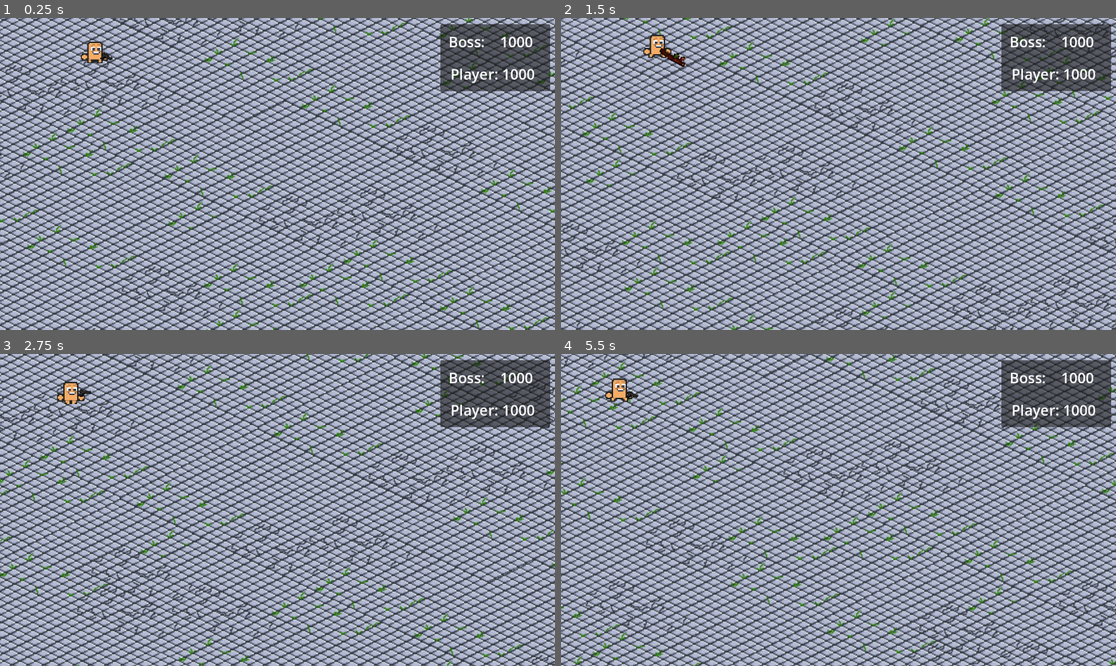
Above: before the commit, frames 1-4 (two rows, left to right).
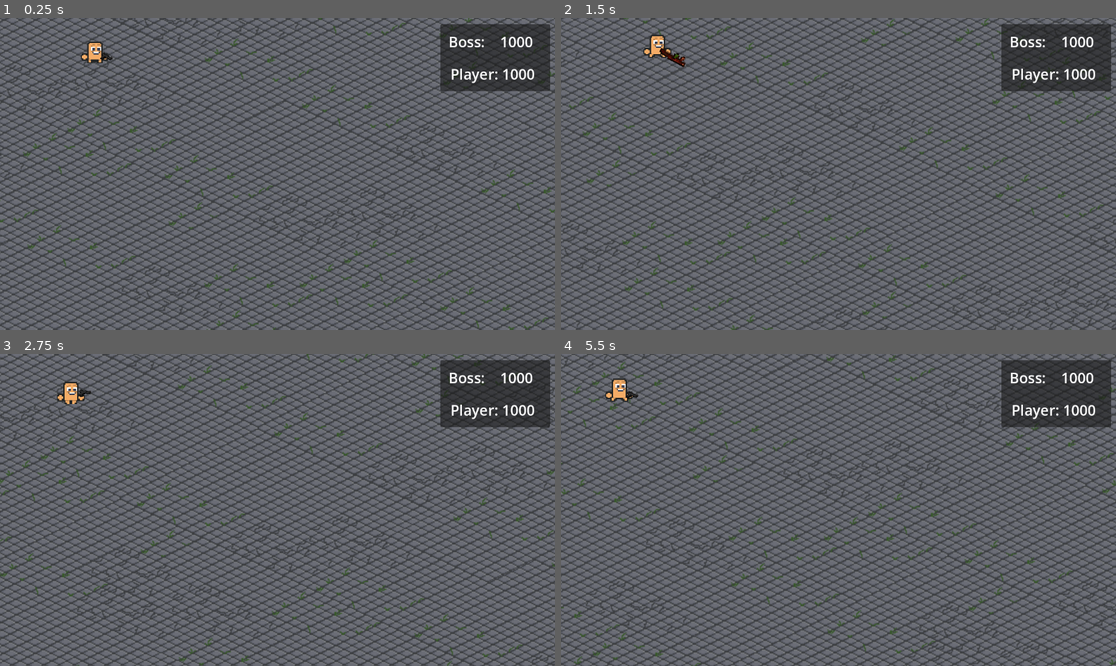
Above: after the commit, the same moments.

Repository: Aartwoo0/fgj24_laughgame
Game: Godot game, scene res://Scenes/Levels/Main.tscn
The game is run twice, just before and just after one commit, with the same random seed, the same clock (stepped at 60 frames per second) and the same inputs.
Inputs (mouse positions are in pixels of both pictures, inside the frame that each line leads up to):
- Up to frame 1 (0.25 s): no input
- Up to frame 2 (1.5 s): tap Enter at 0.5 s; move the mouse to (960, 158) at 0.52 s; hold D (move_right) 0.53-1.28 s; tap Space (next_weapon) at 0.6 s; move the mouse to (727, 189) at 1.27 s; hold S (move_down) from 1.28 s (still down); click (727, 189) at 1.35 s
- Up to frame 3 (2.75 s): move the mouse to (333, 441) at 2.02 s; release S (move_down) at 2.03 s; hold D (move_right) from 2.03 s (still down); tap Space (next_weapon) at 2.1 s
- Up to frame 4 (5.5 s): move the mouse to (810, 572) at 2.77 s; release D (move_right) at 2.78 s; hold W (move_up) 2.78-3.53 s; click (810, 572) at 2.85 s; move the mouse to (1005, 556) at 3.52 s; hold A (move_left) 3.53-5.03 s; tap Space (next_weapon) at 3.6, 5.1 s; move the mouse to (672, 463) at 4.27 s; click (672, 463) at 4.35 s; move the mouse to (866, 510) at 5.02 s; hold S (move_down) from 5.03 s (still down)

The runs differ from the first frame. In frame 1, 82% of the frame differs, in the area x 0-100%, y 0-100%; in frame 2, 82%; in frame 3, 82%; in frame 4, 82%.

Commit message:
Adds limits to player movement

Diff:
--- a/Scenes/Components/bullet.tscn
+++ b/Scenes/Components/bullet.tscn
@@ -38,7 +38,6 @@
 
 [node name="Jacket" type="AnimatedSprite2D" parent="."]
 texture_filter = 1
-scale = Vector2(3, 3)
 sprite_frames = SubResource("SpriteFrames_btbnc")
 
 [node name="Shape" type="CollisionShape2D" parent="."]
--- a/Scenes/Levels/Main.tscn
+++ b/Scenes/Levels/Main.tscn
@@ -12,6 +12,12 @@
 
 [node name="floor" parent="." instance=ExtResource("2_hfoc2")]
 position = Vector2(-50, -48)
+
+[node name="Limits" type="Polygon2D" parent="floor"]
+unique_name_in_owner = true
+position = Vector2(50, 48)
+color = Color(0.255659, 0.255659, 0.255659, 0.635294)
+polygon = PackedVector2Array(641, -817, 2935, 274, 651, 1438, -1641, 346)
 
 [node name="Player" parent="." node_paths=PackedStringArray("bandolier") instance=ExtResource("2_pyvxm")]
 position = Vector2(449, 270)
--- a/Src/Player.gd
+++ b/Src/Player.gd
@@ -43,18 +43,23 @@
 # Called every frame. 'delta' is the elapsed time since the previous frame.
 func _process(delta):
 	var moving = false
+	var newpos = self.position
 	if Input.is_action_pressed("move_down"):
-		self.position.y += speed*delta
+		newpos.y += speed*delta
 		moving = true
 	if Input.is_action_pressed("move_up"):
-		self.position.y -= speed*delta
+		newpos.y -= speed*delta
 		moving = true
 	if Input.is_action_pressed("move_right"):
-		self.position.x += speed * delta
+		newpos.x += speed * delta
 		moving = true
 	if Input.is_action_pressed("move_left"):
-		self.position.x -= speed * delta
+		newpos.x -= speed * delta
 		moving = true
+
+	var is_inside_play_area = Geometry2D.is_point_in_polygon(newpos, %Limits.polygon)
+	if is_inside_play_area:
+		self.position = newpos
 
 	if hitting_with_a_stick_ugly_quickfix>0.0:
 		if hitting_with_a_stick_ugly_quickfix>3.0*SWING_SPEED/4.0:
@@ -79,8 +84,6 @@
 
 	# This is just manually coded hit animation
 
-
-
 	if moving:
 		$PlayerSkin.play("walk")
 	else:
